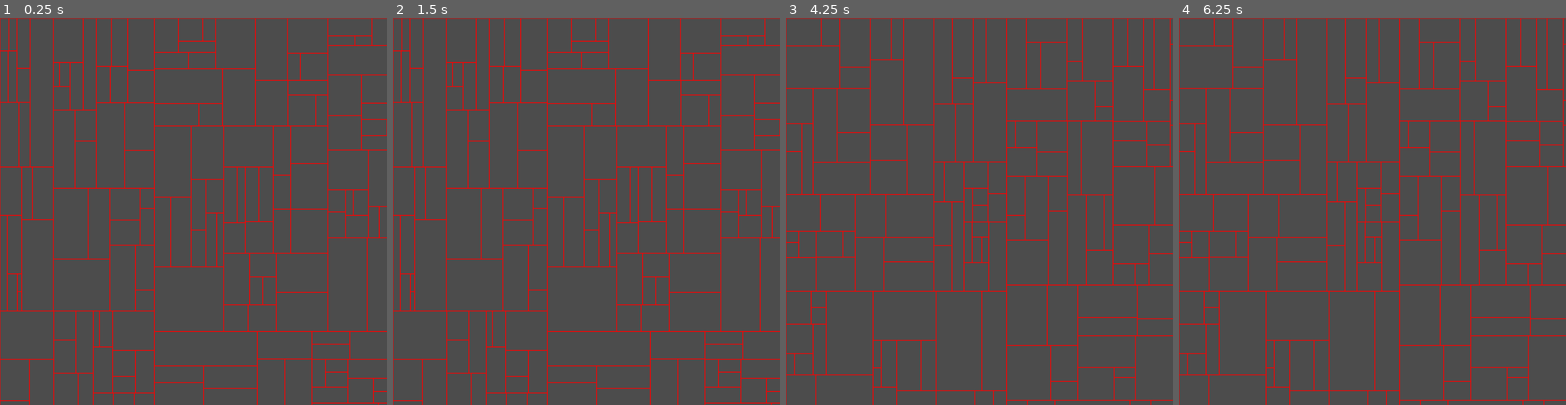
Above: before the commit, frames 1-4 (left to right).
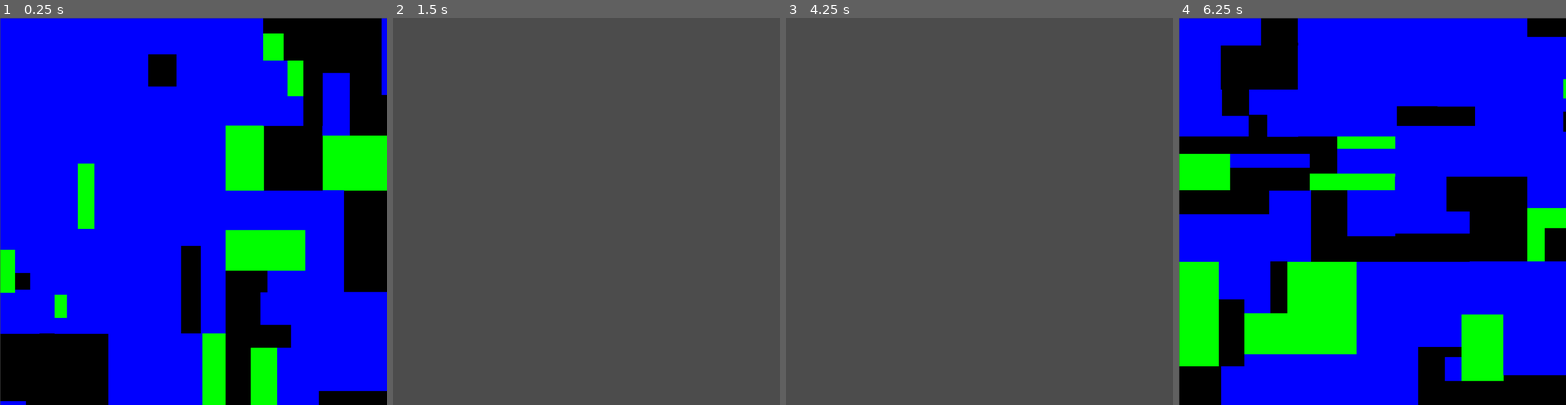
Above: after the commit, the same moments.

Repository: EpEpDragon/Project-Almond
Game: Godot game, scene res://WorldGen/WorldGenTesting.tscn
Two runs of this game, one before a commit and one after it. Both use one fixed random seed, a clock stepped at 60 frames per second and the inputs below.
Inputs (mouse positions are in pixels of both pictures, inside the frame that each line leads up to):
- Up to frame 1 (0.25 s): no input
- Up to frame 2 (1.5 s): tap Enter at 0.5 s; move the mouse to (671, 192) at 0.52 s; hold D (right) 0.53-1.28 s; tap Keypad 7 (drawMode, bound only after the commit) at 0.6 s; tap Space at 1.25 s; move the mouse to (509, 230) at 1.27 s; hold S (backward) from 1.28 s (still down); tap Keypad 2 (camBackward) at 1.35 s
- Up to frame 3 (4.25 s): tap Keypad 7 (drawMode, bound only after the commit) every 0.75 s from 1.55 to 3.8 s; tap Enter at 2, 3.5 s; move the mouse to (1018, 126) at 2.02 s; release S (backward) at 2.03 s; hold D (right) 2.03-2.78 s; hold Keypad 5 (camDown) 2.03-2.78 s; tap Space at 2.75 s; move the mouse to (960, 288) at 2.77 s; hold W (forward) 2.78-3.53 s; tap Keypad 8 (camForward) at 2.85 s; move the mouse to (1095, 269) at 3.52 s; hold A (left) from 3.53 s (still down); hold Keypad 4 (camLeft) from 3.53 s (still down); tap Up (newMap) at 4.15 s
- Up to frame 4 (6.25 s): move the mouse to (1256, 153) at 4.27 s; release Keypad 4 (camLeft) at 4.28 s; tap Keypad 6 (camRight) at 4.35 s; tap Keypad 7 (drawMode, bound only after the commit) at 4.55, 5.3, 6.05 s; tap Space at 5 s; move the mouse to (1391, 211) at 5.02 s; release A (left) at 5.03 s; hold S (backward) 5.03-5.78 s; hold Keypad 0 (camUp) 5.03-5.78 s; move the mouse to (1314, 114) at 5.77 s; hold D (right) from 5.78 s (still down); tap F (cameraFollow) at 5.85 s

The runs differ from the first frame. In frame 1, 100% of the frame differs, in the area x 0-100%, y 0-100%; in frame 2, 6.1%; in frame 3, 5.9%; in frame 4, 100%.

Commit message:
Zone assignment system
Basic system to randomly assign zones to BSP

Diff:
--- a/WorldGen/WorldGenTesting.gd
+++ b/WorldGen/WorldGenTesting.gd
@@ -1,33 +1,49 @@
 extends Node2D
 var world_root = Vector2(0,0)
-var world_size = Vector2(1300,1300)
-var max_room_size = 100000;
+var world_size = Vector2(1900,1400)
+var max_room_size = 150000;
 var min_room_size = 5000;
 var world = []
 var rand = RandomNumberGenerator.new()
 var chunkDraw = 0;
-var e = 2.718281828
 var vec1 = Vector2(1,1)
+var tree_size = 0
+
+var drawMode = "type"
 
 func _ready():
 
 	rand.seed = 34545
+	build()
+	print("fin")
+
+func build():
 	world.resize(1)
+	tree_size = 0
 
 	#Set world root node
 	world[0] = {
 		origin = world_root,
-		size = world_size
+		size = world_size,
+		type = "overworld"
 		}
 
 	bsp(world_root, world_size, 0, 0)
-	print("World Finished")
-
+	assign_nodes(0)
+	return
 
 func bsp(origin : Vector2, size : Vector2, depth : int, node : int):
 	var current_size = size.x*size.y
-	var roll = log(-max_room_size/current_size + 1)
-	if current_size <= max_room_size && rand.randf() > log((current_size/max_room_size)*5 + 1):
+
+	#Threshold to continue division for smaller than max size rooms
+	var threshold = log((current_size/max_room_size)*5 + 1)
+
+	if tree_size < node:
+		tree_size = node
+
+	if threshold > 0.9:
+		threshold = 0.9
+	if current_size <= max_room_size && rand.randf() > threshold:
 		return
 	else:
 		var left_origin
@@ -39,7 +55,7 @@
 		#Split % based on seed
 		var split = rand.randf_range(0.3,0.7)
 
-		if(fmod(depth, 2) == 0):
+		if (fmod(depth, 2) == 0):
 			#Vertical split
 			left_origin = origin
 			left_size = size - Vector2(size.x*(1-split),0)
@@ -61,17 +77,38 @@
 		#Add right node
 		world[node*2+2] = {
 			origin = right_origin,
-			size = right_size
+			size = right_size,
+			type = "chunk"
 			}
 		#Add left node
 		world[node*2+1] = {
 				origin = left_origin,
-				size = left_size
+				size = left_size,
+				type = "chunk"
 				}
 		#BSP for left and right
 		bsp(left_origin, left_size, depth+1, node*2+1)
 		bsp(right_origin, right_size, depth+1, node*2+2)
 		return
+
+func assign_nodes(node : int):
+	var children = 0;
+	if node*2+1 <= tree_size:
+		if world[node*2+1]:
+			assign_nodes(node*2+1)
+			children += 1
+	if node*2+2 <= tree_size:
+		if world[node*2+2]:
+			assign_nodes(node*2+2)
+			children += 1
+	if children == 0:
+		if rand.randf() < 0.6:
+			world[node].type = "cave"
+		elif rand.randf() < 0.8:
+			world[node].type = "fill"
+		else:
+			world[node].type = "structure"
+	return
 
 func _input(event):
 	if event.is_action_released("drawNextChunk"):
@@ -81,12 +118,24 @@
 		chunkDraw -= 1
 		update()
 	if event.is_action_released("newMap"):
-		world.resize(1);
-		bsp(world_root, world_size, 0, 0)
+		build()
 		update()
 		print("NBew")
+	if event.is_action_released("drawMode"):
+		if drawMode == "bsp":
+			drawMode = "type"
+		else:
+			drawMode = "bsp"
+		update()
 
 func _draw():
 	for chunk in world:
 		if chunk:
-			draw_rect(Rect2(chunk.origin + vec1, chunk.size + vec1), Color(1,0,0), false)
+			#draw_rect(Rect2(chunk.origin + vec1, chunk.size + vec1), Color(1,0,0), false)
+			if drawMode == "type":
+				if chunk.type == "cave":
+					draw_rect(Rect2(chunk.origin + vec1, chunk.size + vec1), Color(0,0,1))
+				elif chunk.type == "structure":
+					draw_rect(Rect2(chunk.origin + vec1, chunk.size + vec1), Color(0,1,0))
+				else:
+					draw_rect(Rect2(chunk.origin + vec1, chunk.size + vec1), Color(0,0,0))
--- a/project.godot
+++ b/project.godot
@@ -108,6 +108,11 @@
 "events": [ Object(InputEventKey,"resource_local_to_scene":false,"resource_name":"","device":0,"alt":false,"shift":false,"control":false,"meta":false,"command":false,"pressed":false,"scancode":16777232,"unicode":0,"echo":false,"script":null)
  ]
 }
+drawMode={
+"deadzone": 0.5,
+"events": [ Object(InputEventKey,"resource_local_to_scene":false,"resource_name":"","device":0,"alt":false,"shift":false,"control":false,"meta":false,"command":false,"pressed":false,"scancode":16777357,"unicode":0,"echo":false,"script":null)
+ ]
+}
 
 [rendering]
 
